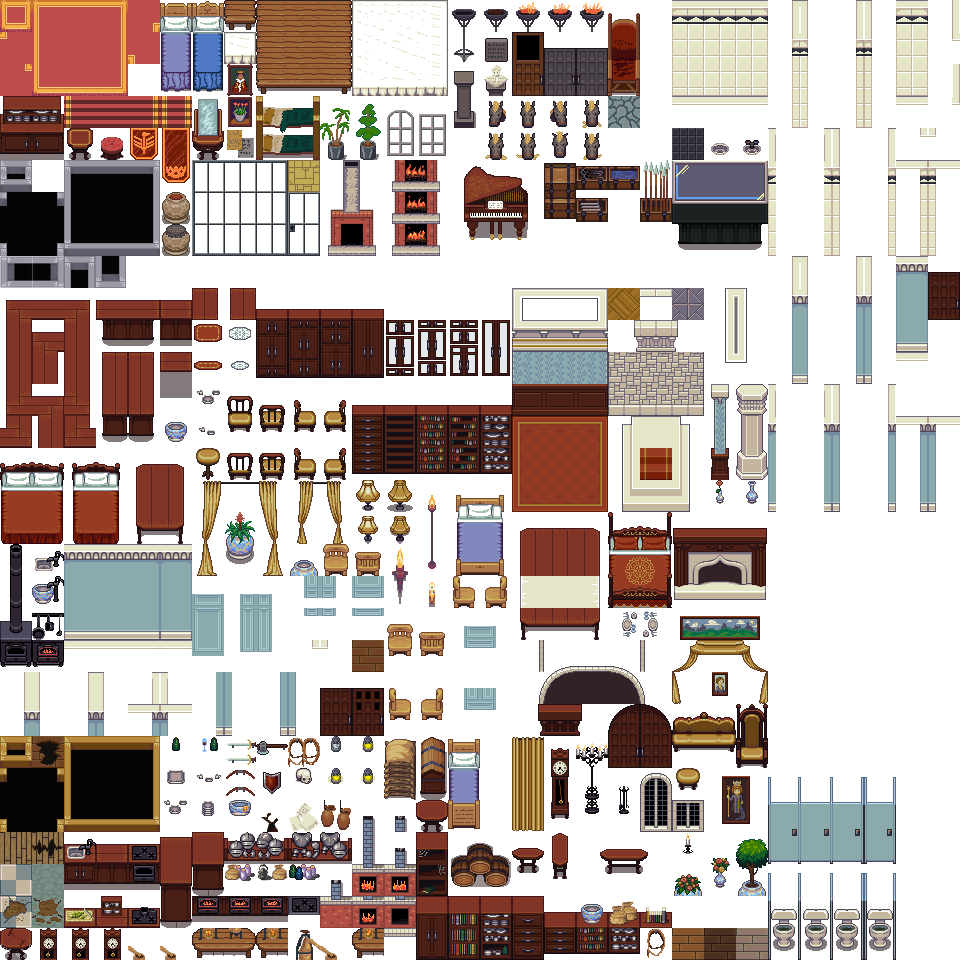
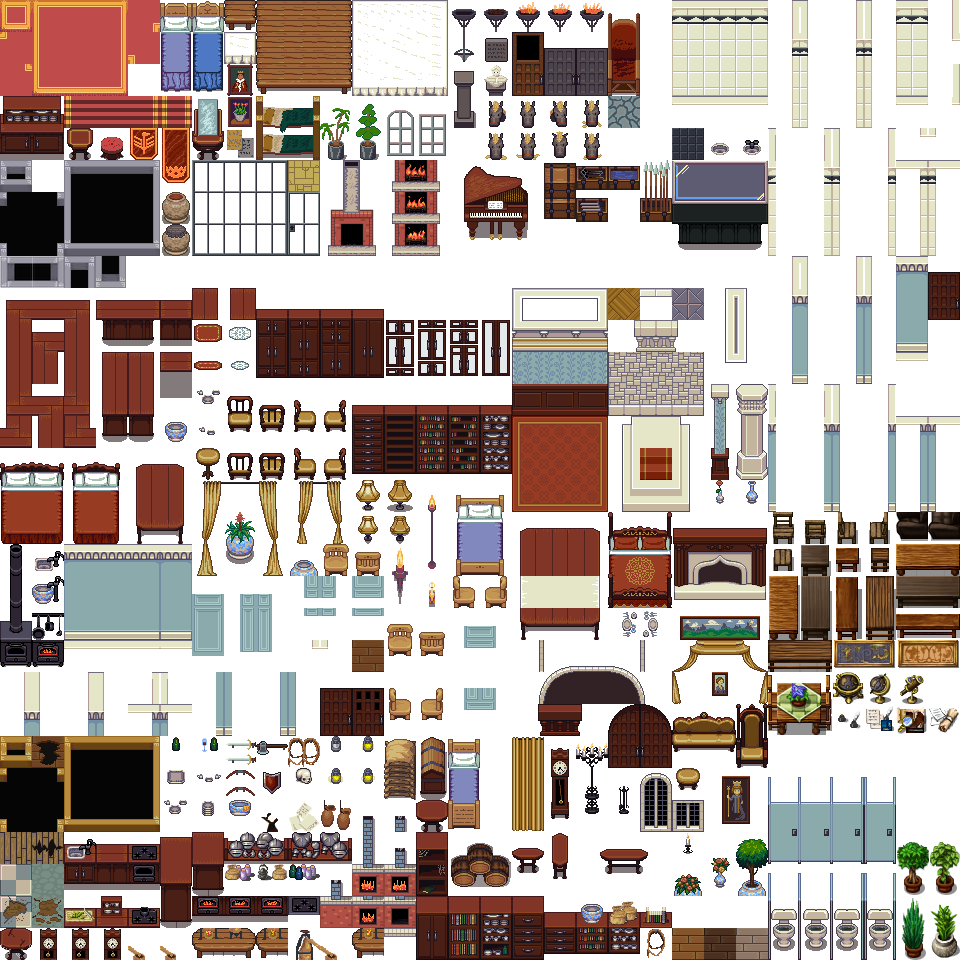
Comparing the layer stacks of the two w=960, h=960 images. Changes:
painted on "Calque #3" over (768, 512, 960, 960)
